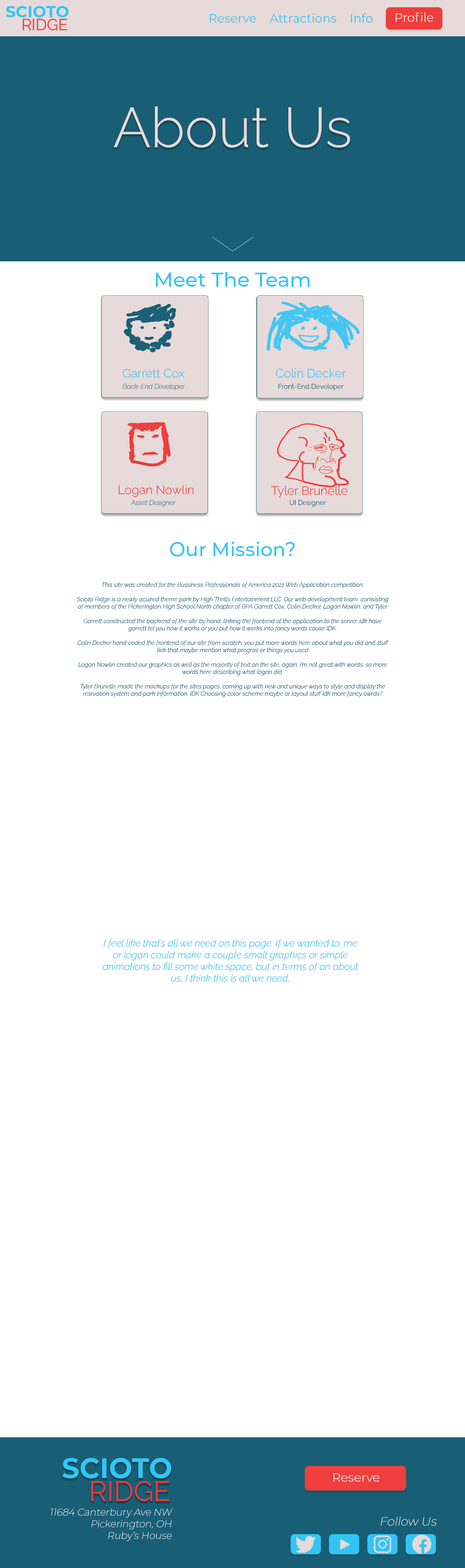
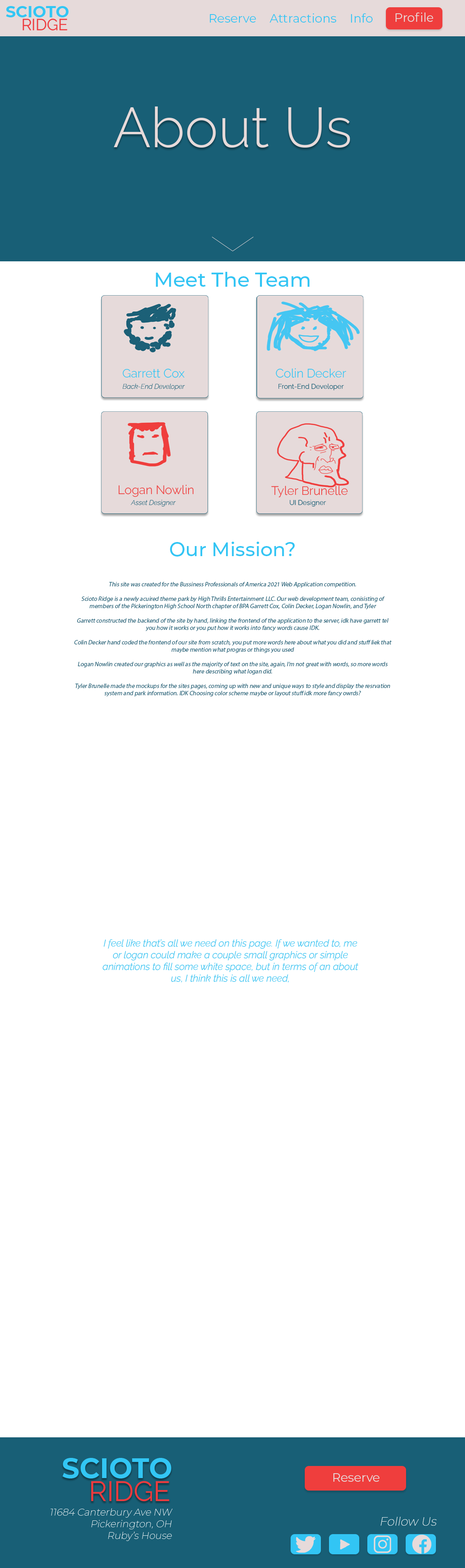
Comparing the layer stacks of the two 465×1568 images. Changes:
painted on "This site was created for the Bussiness Professionals of Americ" over bbox(74, 581, 392, 698)
